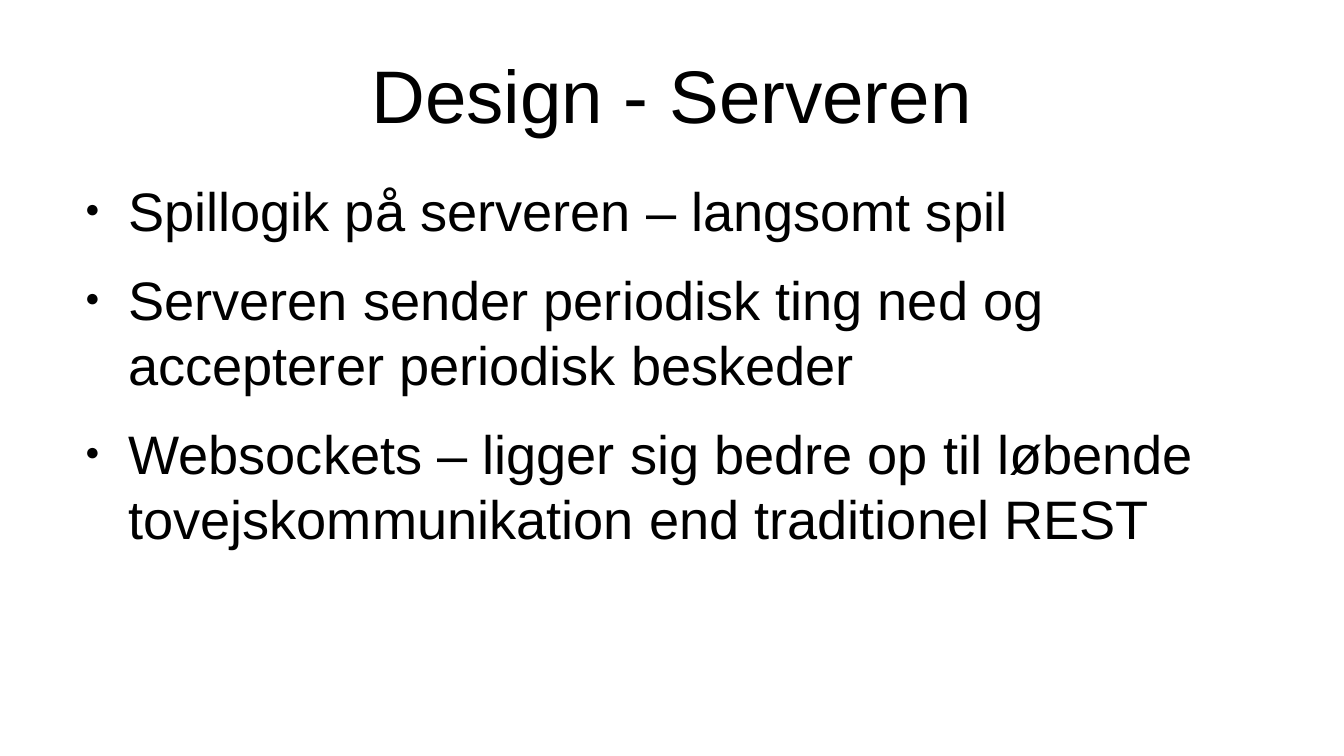
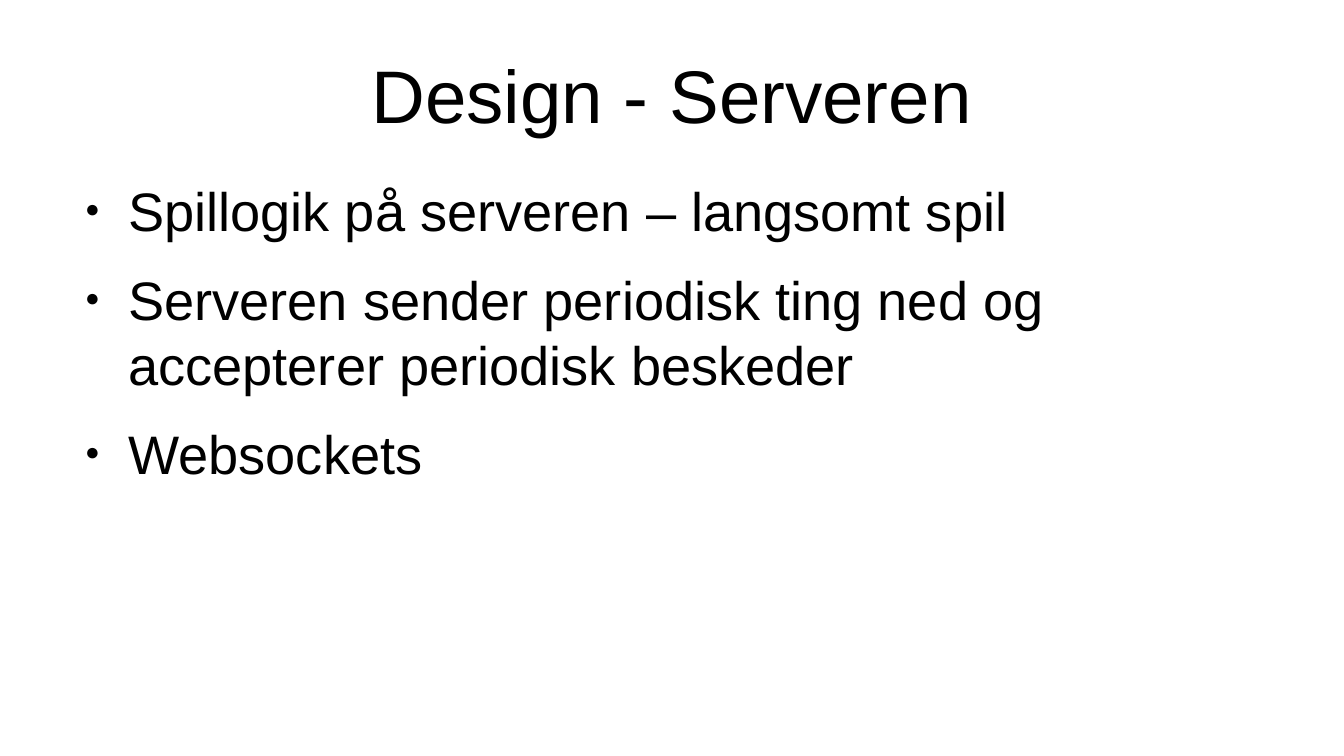
Before and after one commit to camper0008/school-example-projects, a slide deck: slide 9 of flutter-deno-websockets/presentation/presentation.odp (slide 5 before the commit). Drawn at 1344x756 pixels with LibreOffice and Linux fonts; fonts in the diff are those of the drawing. Boxes give left, top, right and bottom in pixels: in the first picture for what was removed or moved away, otherwise in the second. Text is boxed around its words. In the diff, an @@ line names an element or a change of style, - is before the commit and + after.

```diff
--- a/flutter-deno-websockets/presentation/presentation.odp
+++ b/flutter-deno-websockets/presentation/presentation.odp
@@ text at (128, 434, 422, 475): text changed @@
-● Websockets – ligger sig bedre op til løbende tovejskommunikation end traditionel REST
+● Websockets
```
Also in this commit, not shown: 5 other slides changed, 9 slides added, 1 slide removed.
